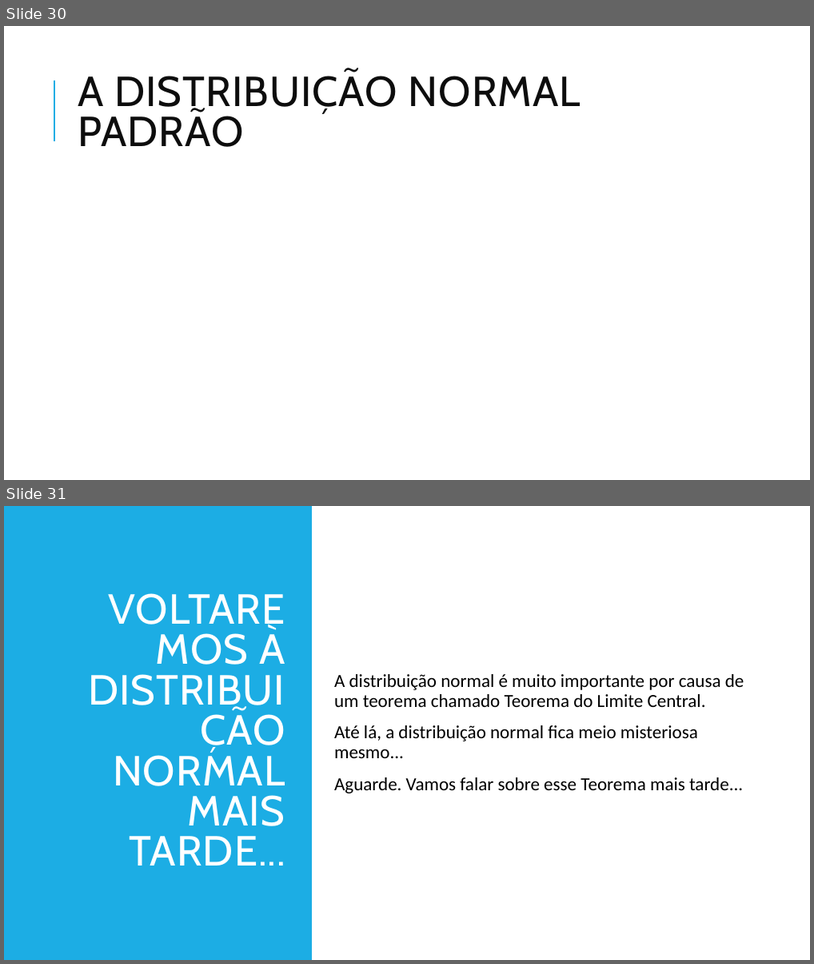
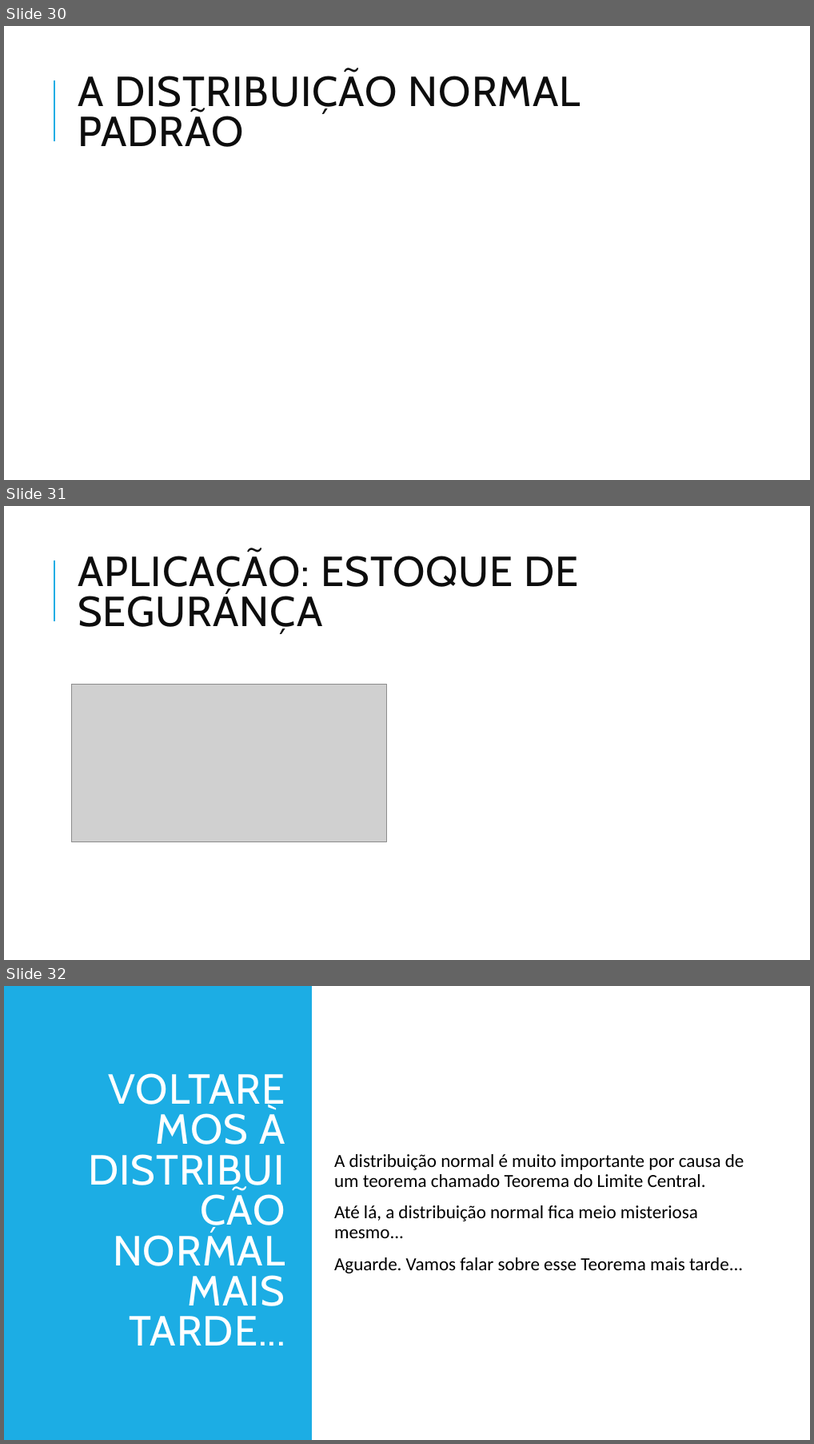
Before and after one commit to felbuch/Curso_Probabilidade_e_Inferencia_EBAPE_2021, a slide deck: 1 - Apresentações/09 - Distribuições de probabilidades para variáveis aleatórias contínuas.pptx. Shown one above the other, each under a label of ours: slides 30 and 31 before the commit, slides 30, 31 and 32 after it. The pictures are 814x964 and 814x1444 pixels, drawn with LibreOffice and Linux fonts; fonts in the diff are those of the drawing; grey boxes stand for pictures. Boxes give left, top, right and bottom in pixels: in the first picture for what was removed or moved away, otherwise in the second. Text is boxed around its words. In the diff, an @@ line names an element or a change of style, - is before the commit and + after.

Commit message:
Add inventory management example

```diff
--- a/1 - Apresentações/09 - Distribuições de probabilidades para variáveis aleatórias contínuas.pptx
+++ b/1 - Apresentações/09 - Distribuições de probabilidades para variáveis aleatórias contínuas.pptx
@@ slide 31 added at [4,506,810,960], background #FFFFFF; not listed: 1 template element that a slide beside it also shows @@
@@ title added at [78,551,579,634], 50 pt, text #0D0D0D @@
+APLICAÇÃO: ESTOQUE DE SEGURANÇA
@@ picture added at [72,684,387,842] @@
@@ what was slide 31 is now slide 32 @@
```
